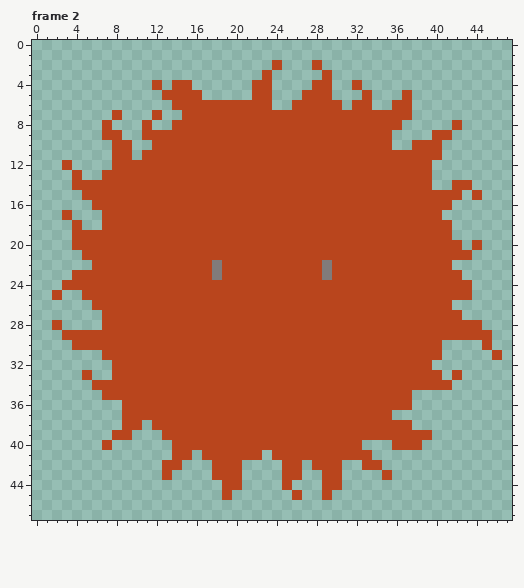
Edited in one commit: pixel-art file (save-the-hangman/bichitos/bichito_cabron.aseprite). That is the earlier state.
48x48 pixels, 2 frames. Shown: frame 2. The commit also changed other frames, which this record leaves out.
New version:
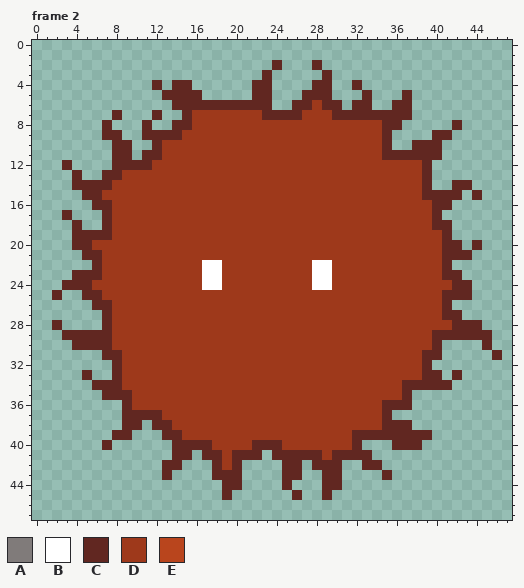
Palette (. is transparent): A #807b7a  B #ffffff  C #612721  D #9e391b  E #b9451d
Change:
--- frame 2, layers "Layer 2", "Layer 1"
@@ x 0..47 @@
  1 ................................................
- 2 ........................E...E...................
- 3 .......................E.....E..................
- 4 ............E.EE......EE....EE..E...............
- 5 .............EEEE.....EE...EEE...E...E..........
- 6 ..............EEEEEEEEEE..EEEEE.EE..EE..........
- 7 ........E...E..EEEEEEEEEEEEEEEEEEEEEEE..........
- 8 .......E...E..EEEEEEEEEEEEEEEEEEEEEEE.....E.....
- 9 .......EE..EEEEEEEEEEEEEEEEEEEEEEEEE....EE......
-10 ........EE..EEEEEEEEEEEEEEEEEEEEEEEE..EEE.......
-11 ........EE.EEEEEEEEEEEEEEEEEEEEEEEEEEEEEE.......
-12 ...E....EEEEEEEEEEEEEEEEEEEEEEEEEEEEEEEE........
-13 ....E..EEEEEEEEEEEEEEEEEEEEEEEEEEEEEEEEE........
-14 ....EEEEEEEEEEEEEEEEEEEEEEEEEEEEEEEEEEEE..EE....
-15 .....EEEEEEEEEEEEEEEEEEEEEEEEEEEEEEEEEEEEEE.E...
-16 ......EEEEEEEEEEEEEEEEEEEEEEEEEEEEEEEEEEEE......
-17 ...E...EEEEEEEEEEEEEEEEEEEEEEEEEEEEEEEEEE.......
-18 ....E..EEEEEEEEEEEEEEEEEEEEEEEEEEEEEEEEEEE......
-19 ....EEEEEEEEEEEEEEEEEEEEEEEEEEEEEEEEEEEEEE......
-20 ....EEEEEEEEEEEEEEEEEEEEEEEEEEEEEEEEEEEEEEE.E...
-21 .....EEEEEEEEEEEEEEEEEEEEEEEEEEEEEEEEEEEEEEE....
-22 ......EEEEEEEEEEEEAEEEEEEEEEEAEEEEEEEEEEEE......
-23 ....EEEEEEEEEEEEEEAEEEEEEEEEEAEEEEEEEEEEEEE.....
-24 ...EEEEEEEEEEEEEEEEEEEEEEEEEEEEEEEEEEEEEEEEE....
-25 ..E..EEEEEEEEEEEEEEEEEEEEEEEEEEEEEEEEEEEEEEE....
-26 ......EEEEEEEEEEEEEEEEEEEEEEEEEEEEEEEEEEEE......
-27 .......EEEEEEEEEEEEEEEEEEEEEEEEEEEEEEEEEEEE.....
-28 ..E....EEEEEEEEEEEEEEEEEEEEEEEEEEEEEEEEEEEEEE...
-29 ...EEEEEEEEEEEEEEEEEEEEEEEEEEEEEEEEEEEEEEEEEEE..
-30 ....EEEEEEEEEEEEEEEEEEEEEEEEEEEEEEEEEEEEE....E..
-31 .......EEEEEEEEEEEEEEEEEEEEEEEEEEEEEEEEEE.....E.
-32 ........EEEEEEEEEEEEEEEEEEEEEEEEEEEEEEEE........
-33 .....E..EEEEEEEEEEEEEEEEEEEEEEEEEEEEEEEEE.E.....
-34 ......EEEEEEEEEEEEEEEEEEEEEEEEEEEEEEEEEEEE......
-35 .......EEEEEEEEEEEEEEEEEEEEEEEEEEEEEEE..........
-36 .........EEEEEEEEEEEEEEEEEEEEEEEEEEEEE..........
-37 .........EEEEEEEEEEEEEEEEEEEEEEEEEEE............
-38 .........EE.EEEEEEEEEEEEEEEEEEEEEEEEEE..........
-39 ........EE...EEEEEEEEEEEEEEEEEEEEEEEEEEE........
-40 .......E......EEEEEEEEEEEEEEEEEEE...EEE.........
-41 ..............EE.EEEEEE.EEEEEEEEEE..............
-42 .............EE...EEE....EE.EEE..EE.............
-43 .............E....EEE....EE..EE....E............
-44 ...................EE....E...EE.................
-45 ...................E......E..E..................
+ 2 ........................C...C...................
+ 3 .......................C.....C..................
+ 4 ............C.CC......CC....CC..C...............
+ 5 .............CCCC.....CC...CCC...C...C..........
+ 6 ..............CCCCCCCCCC..CCDCC.CC..CC..........
+ 7 ........C...C..CDDDDDDDCCCCDDDCCCCCCCC..........
+ 8 .......C...C..CCDDDDDDDDDDDDDDDDDDDCC.....C.....
+ 9 .......CC..CCCCDDDDDDDDDDDDDDDDDDDDC....CC......
+10 ........CC..CDDDDDDDDDDDDDDDDDDDDDDC..CCC.......
+11 ........CC.CCDDDDDDDDDDDDDDDDDDDDDDCCCCCC.......
+12 ...C....CCCCDDDDDDDDDDDDDDDDDDDDDDDDDDDC........
+13 ....C..CCDDDDDDDDDDDDDDDDDDDDDDDDDDDDDDC........
+14 ....CCCCDDDDDDDDDDDDDDDDDDDDDDDDDDDDDDDC..CC....
+15 .....CCDDDDDDDDDDDDDDDDDDDDDDDDDDDDDDDDCCCC.C...
+16 ......CCDDDDDDDDDDDDDDDDDDDDDDDDDDDDDDDDCC......
+17 ...C...CDDDDDDDDDDDDDDDDDDDDDDDDDDDDDDDDC.......
+18 ....C..CDDDDDDDDDDDDDDDDDDDDDDDDDDDDDDDDCC......
+19 ....CCCCDDDDDDDDDDDDDDDDDDDDDDDDDDDDDDDDDC......
+20 ....CCDDDDDDDDDDDDDDDDDDDDDDDDDDDDDDDDDDDCC.C...
+21 .....CCDDDDDDDDDDDDDDDDDDDDDDDDDDDDDDDDDDCCC....
+22 ......CDDDDDDDDDDBBDDDDDDDDDBBDDDDDDDDDDDC......
+23 ....CCCDDDDDDDDDDBBDDDDDDDDDBBDDDDDDDDDDDCC.....
+24 ...CCCDDDDDDDDDDDBBDDDDDDDDDBBDDDDDDDDDDDDCC....
+25 ..C..CCDDDDDDDDDDDDDDDDDDDDDDDDDDDDDDDDDDCCC....
+26 ......CCDDDDDDDDDDDDDDDDDDDDDDDDDDDDDDDDDC......
+27 .......CDDDDDDDDDDDDDDDDDDDDDDDDDDDDDDDDDCC.....
+28 ..C....CDDDDDDDDDDDDDDDDDDDDDDDDDDDDDDDDDDCCC...
+29 ...CCCCCDDDDDDDDDDDDDDDDDDDDDDDDDDDDDDDDCCCCCC..
+30 ....CCCCDDDDDDDDDDDDDDDDDDDDDDDDDDDDDDDDC....C..
+31 .......CCDDDDDDDDDDDDDDDDDDDDDDDDDDDDDDCC.....C.
+32 ........CDDDDDDDDDDDDDDDDDDDDDDDDDDDDDDC........
+33 .....C..CDDDDDDDDDDDDDDDDDDDDDDDDDDDDDDCC.C.....
+34 ......CCCDDDDDDDDDDDDDDDDDDDDDDDDDDDDCCCCC......
+35 .......CCCDDDDDDDDDDDDDDDDDDDDDDDDDDDC..........
+36 .........CDDDDDDDDDDDDDDDDDDDDDDDDDCCC..........
+37 .........CCCCDDDDDDDDDDDDDDDDDDDDDDC............
+38 .........CC.CCDDDDDDDDDDDDDDDDDDDDDCCC..........
+39 ........CC...CCDDDDDDDDDDDDDDDDDCCCCCCCC........
+40 .......C......CCCCDDDDCCCDDDDDDDC...CCC.........
+41 ..............CC.CCDCCC.CCCCCDCCCC..............
+42 .............CC...CDC....CC.CCC..CC.............
+43 .............C....CCC....CC..CC....C............
+44 ...................CC....C...CC.................
+45 ...................C......C..C..................
 46 ................................................
Pixel boxes of the changes (left, top, right, bottom) in both pictures:
changed: (52, 60, 502, 500)
